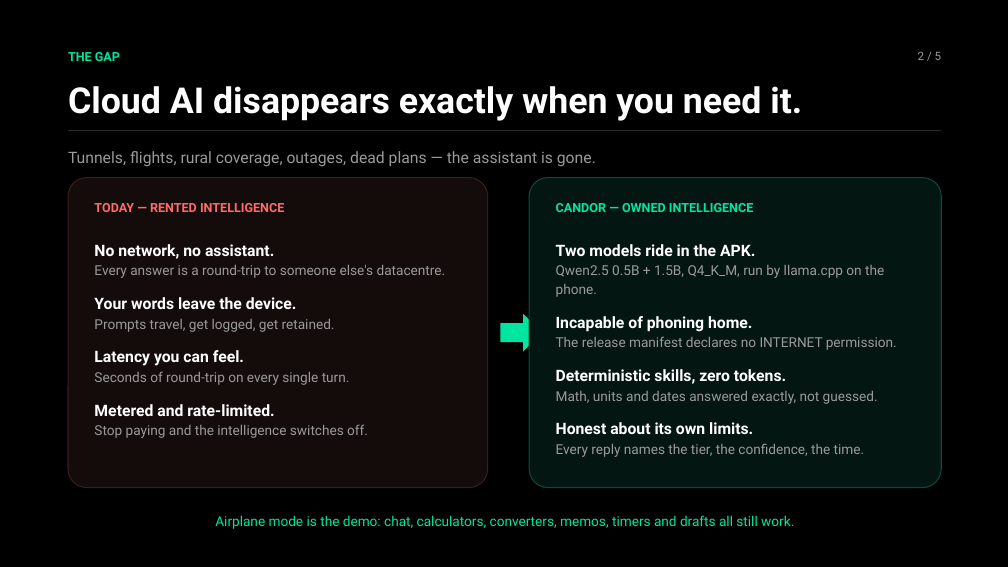
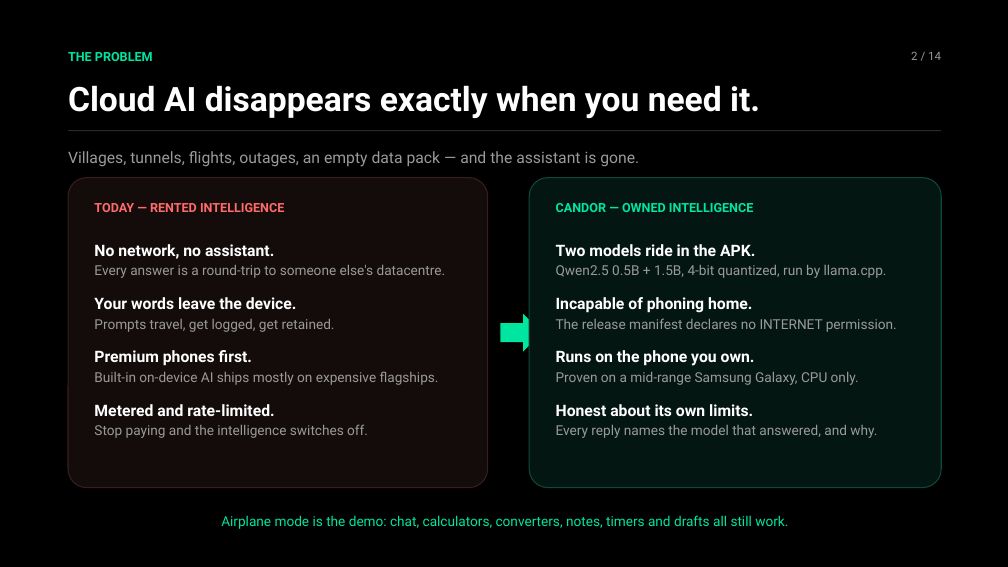
Before and after one commit to charansaiponnada/candor, a slide deck: slide 2 of docs/pitch/Candor_Pitch.pptx. Drawn at 1008x567 pixels with LibreOffice and Linux fonts; fonts in the diff are those of the drawing. Boxes give left, top, right and bottom in pixels: in the first picture for what was removed or moved away, otherwise in the second. Text is boxed around its words. In the diff, an @@ line names an element or a change of style, - is before the commit and + after.

Commit message:
Reliable Tier-2 routing, UI fixes, final pitch deck
- Router: multi-step questions go straight to Tier-2; hedged answers and a written conf:0 escalate; tolerant conf-tag parsing
- Chat: live stage label with timer, visible Tier-2 streaming, tool/skill results shown once, replies stay in their own thread
- App bar clears the status bar and adds Back on pushed screens; opaque sheets/dialogs; Skills grid gap fixed; no-op theme picker removed
- Android: copy bundled models off the main thread (first-launch ANR) and finalize via .part rename
- Skills: square root without "of" routes to the calculator
- Deck: market, users, competition, business model, go-to-market, team and sources slides; README screenshots and demo video

```diff
--- a/docs/pitch/Candor_Pitch.pptx
+++ b/docs/pitch/Candor_Pitch.pptx
@@ text at [68,52,153,61]: text changed @@
-THE GAP
+THE PROBLEM
@@ text at [911,51,941,60]: text changed @@
-2 / 5
+2 / 14
@@ text "Cloud AI disappears exactly when ..." at [68,85,760,118]: size 34 to 32 pt @@
@@ text at [68,151,639,167]: text changed @@
-Tunnels, flights, rural coverage, outages, dead plans — the assistant is gone.
+Villages, tunnels, flights, outages, an empty data pack — and the assistant is gone.
@@ text at [556,265,887,278]: text changed @@
-Qwen2.5 0.5B + 1.5B, Q4_K_M, run by llama.cpp on the phone.
+Qwen2.5 0.5B + 1.5B, 4-bit quantized, run by llama.cpp.
@@ text at [94,350,439,385]: text changed @@
-Latency you can feel.
-Seconds of round-trip on every single turn.
+Premium phones first.
+Built-in on-device AI ships mostly on expensive flagships.
@@ text at [556,350,859,385]: text changed @@
-Deterministic skills, zero tokens.
-Math, units and dates answered exactly, not guessed.
+Runs on the phone you own.
+Proven on a mid-range Samsung Galaxy, CPU only.
@@ text at [556,425,877,438]: text changed @@
-Every reply names the tier, the confidence, the time.
+Every reply names the model that answered, and why.
@@ text at [221,515,788,529]: text changed @@
-Airplane mode is the demo: chat, calculators, converters, memos, timers and drafts all still work.
+Airplane mode is the demo: chat, calculators, converters, notes, timers and drafts all still work.
```
Also in this commit, not shown: 3 other slides changed, 10 slides added, 1 slide removed, 31 other files.
